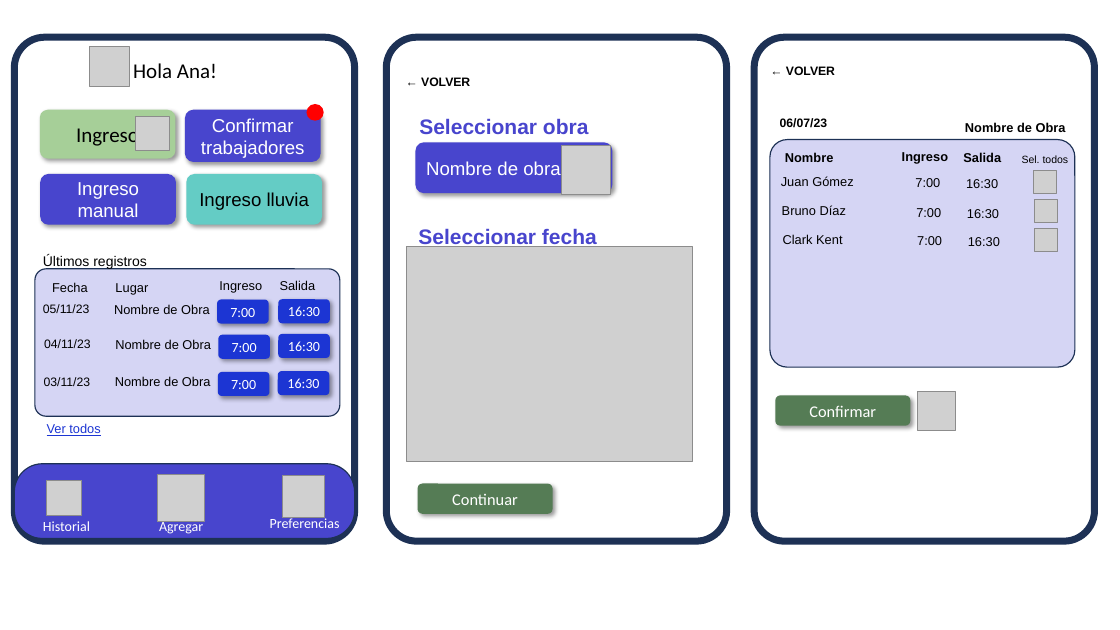
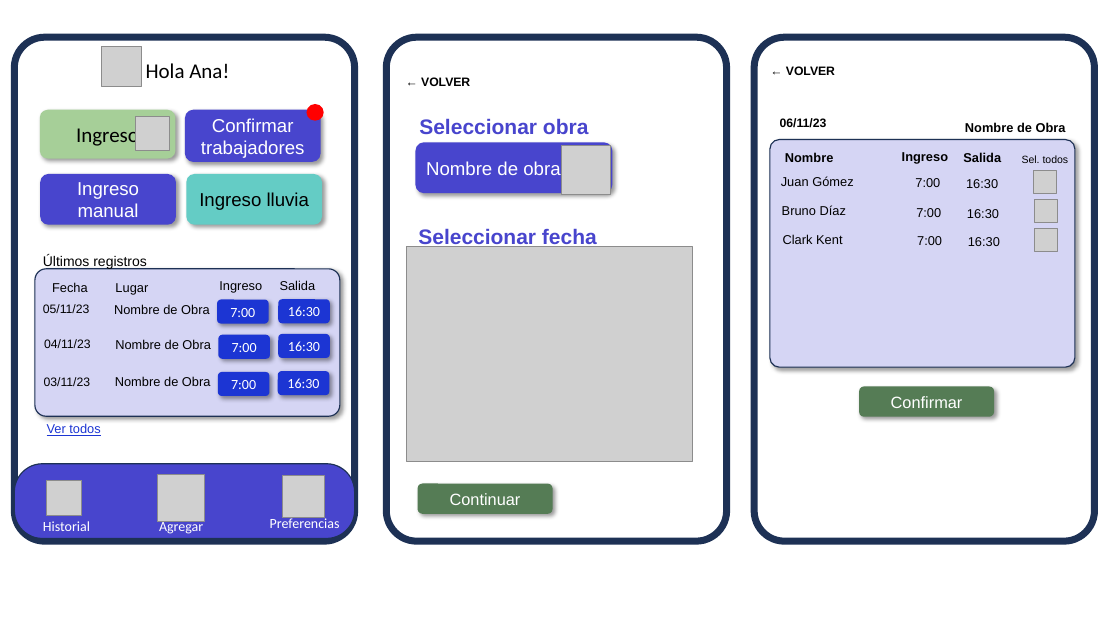
Before and after one commit to sofifernandez/Obligatorio_IS, a slide deck: slide 4 of prototipos.pptx (slide 5 before the commit). Drawn at 1120x630 pixels with LibreOffice and Linux fonts; fonts in the diff are those of the drawing; grey boxes stand for pictures. Boxes give left, top, right and bottom in pixels: in the first picture for what was removed or moved away, otherwise in the second. Text is boxed around its words. In the diff, an @@ line names an element or a change of style, - is before the commit and + after.

```diff
--- a/prototipos.pptx
+++ b/prototipos.pptx
@@ picture: place and size @@
-picture at [89,46,129,86]
+picture at [102,46,141,86]
@@ text "Hola Ana!": place and size @@
-text "Hola Ana!" at [133,63,217,78]
+text "Hola Ana!" at [146,63,229,78]
@@ text at [780,118,827,127]: text changed @@
-06/07/23
+06/11/23
@@ rounded rectangle at [770,139,1075,367]: shadow on; proportions changed @@
@@ rounded rectangle at [35,269,340,416]: shadow on @@
@@ rounded rectangle "Confirmar" at [860,386,995,417]: font Calibri to Arial @@
@@ rounded rectangle "Confirmar": place and size @@
-rounded rectangle "Confirmar" at [776,396,911,426]
+rounded rectangle "Confirmar" at [860,386,995,417]
@@ picture removed at [918,392,956,430] @@
@@ rounded rectangle "Continuar" at [418,484,553,514]: font Calibri to Arial @@
```
Also in this commit, not shown: 5 other slides changed, 1 slide removed, 1 other file.
